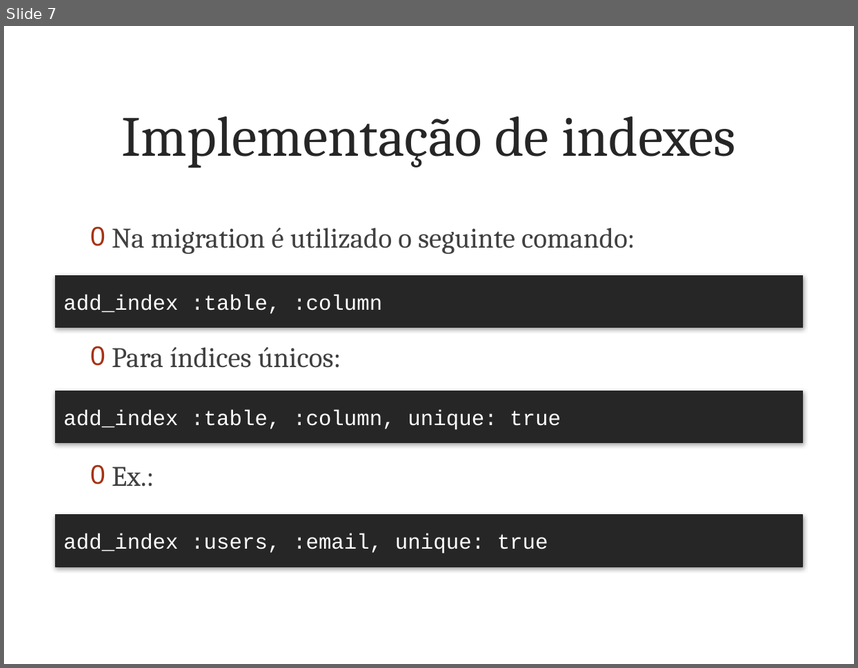
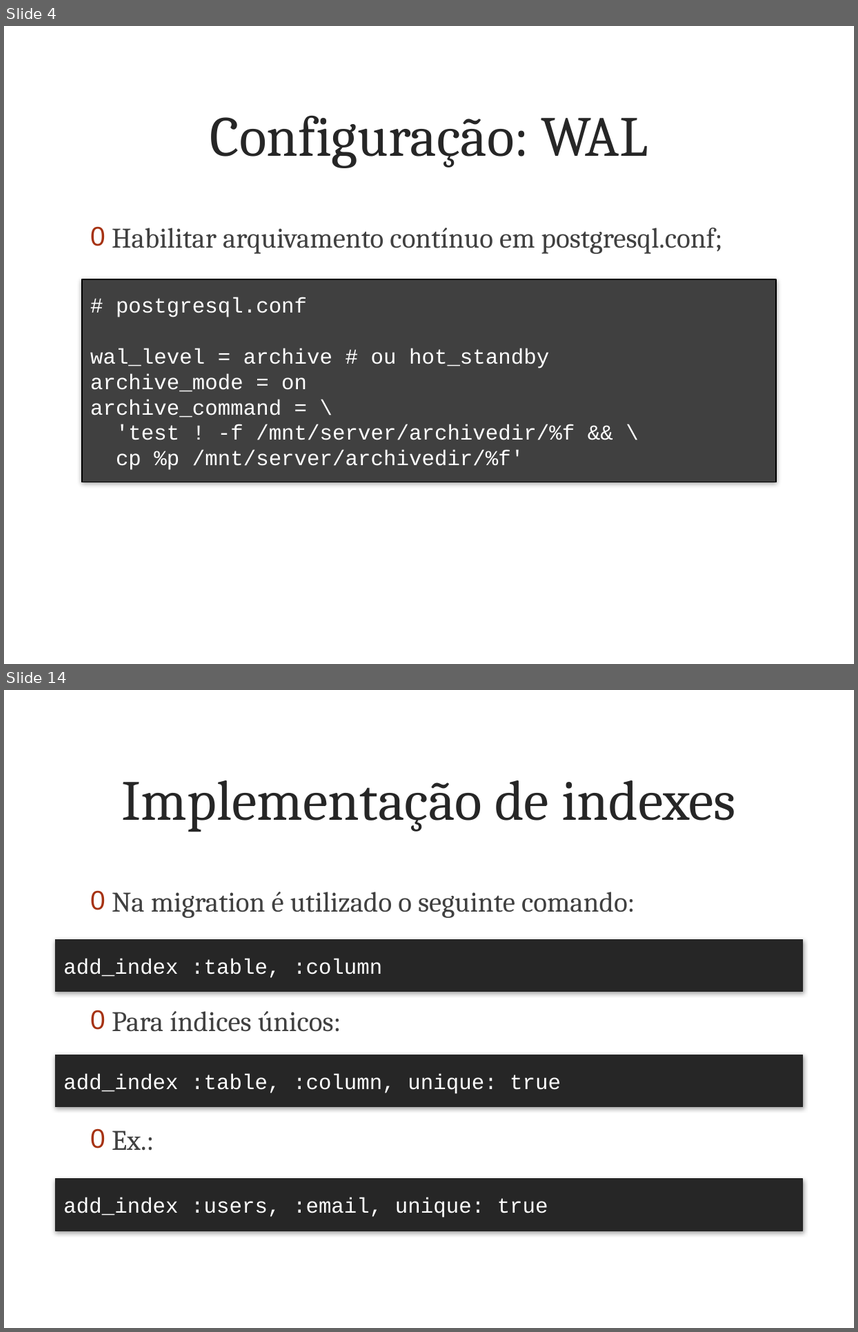
Before and after one commit to marcoafilho/my-last-project, a slide deck: doc/articles/part3/presentation.pptx. Shown one above the other, each under a label of ours: slide 7 before the commit, slides 4 and 14 after it; the slides between them are not shown. The pictures are 858x668 and 858x1332 pixels, drawn with LibreOffice and Linux fonts; fonts in the diff are those of the drawing; background and template pictures are left out. Boxes give left, top, right and bottom in pixels: in the first picture for what was removed or moved away, otherwise in the second. Text is boxed around its words. In the diff, an @@ line names an element or a change of style, - is before the commit and + after.

```diff
--- a/doc/articles/part3/presentation.pptx
+++ b/doc/articles/part3/presentation.pptx
@@ slide 4 added at bbox=[4, 26, 854, 664], background picture (left out) @@
@@ title added at bbox=[210, 115, 648, 168], 48 pt, text #262626 @@
+Configuração: WAL
@@ text added at bbox=[112, 227, 723, 254], 24 pt, text #404040 @@
+0 Habilitar arquivamento contínuo em postgresql.conf;
@@ rectangle added at bbox=[82, 279, 777, 481], fill #404040, outline #000000 0.75 pt, 18 pt, text #FFFFFF @@
+# postgresql.conf
+wal_level = archive # ou hot_standby
+archive_mode = on
+archive_command = \
+'test ! -f /mnt/server/archivedir/%f && \
+cp %p /mnt/server/archivedir/%f'
@@ what was slide 7 is now slide 14 @@
```
Also in this commit, not shown: 1 slide changed, 11 other slides added, 5 slides removed, 39 other files.
